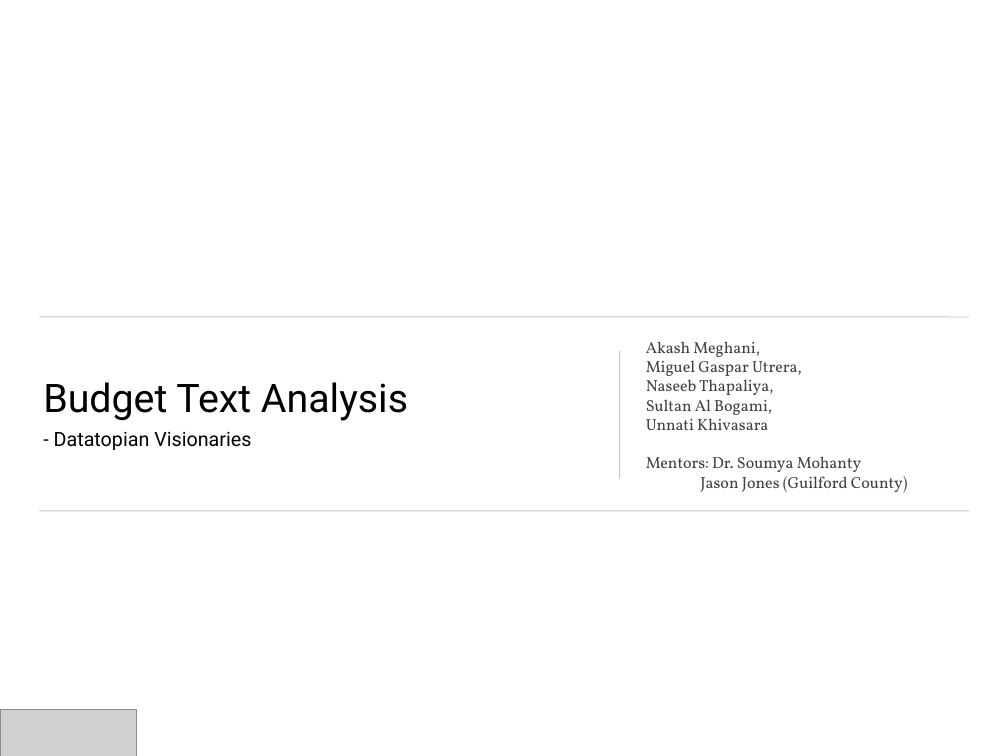
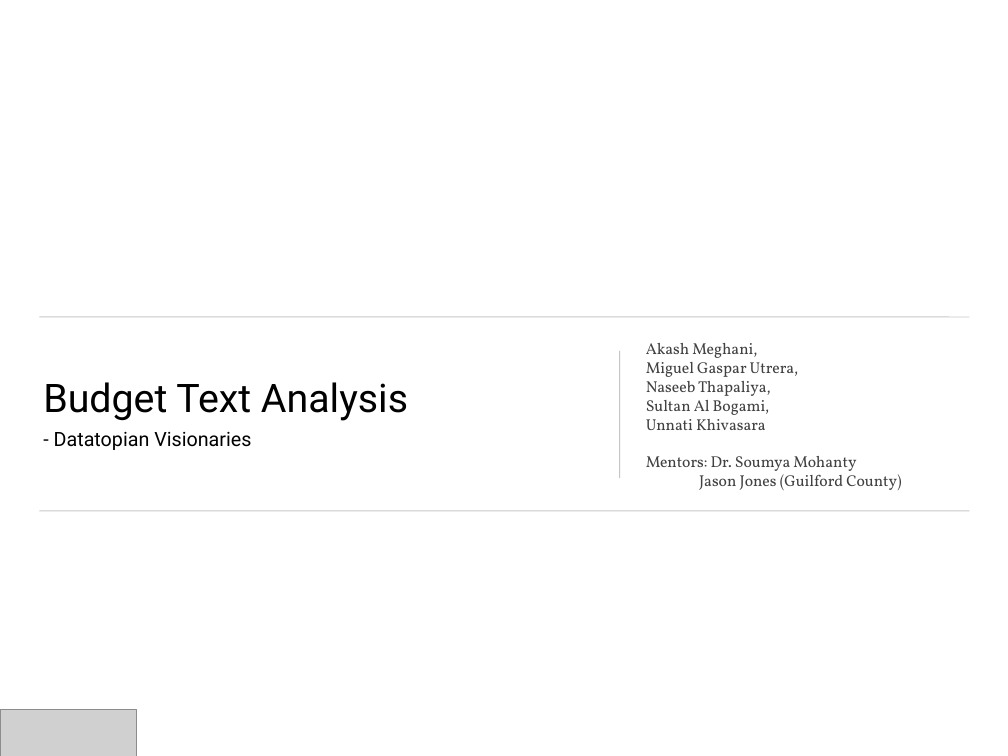
Before and after one commit to UNCG-CSE/Budget_Text_Analysis, a slide deck: slide 1 of doc/Presentations/Budget_Text_ProjectPresentation.pptx. Drawn at 1008x756 pixels with LibreOffice and Linux fonts; fonts in the diff are those of the drawing; grey boxes stand for pictures. Boxes give left, top, right and bottom in pixels: in the first picture for what was removed or moved away, otherwise in the second. Text is boxed around its words. In the diff, an @@ line names an element or a change of style, - is before the commit and + after.

```diff
--- a/doc/Presentations/Budget_Text_ProjectPresentation.pptx
+++ b/doc/Presentations/Budget_Text_ProjectPresentation.pptx
@@ text "Akash Meghani," at [646,343,901,490]: size 16.3 to 16 pt @@
```
Also in this commit, not shown: 4 other slides changed, 4 slides added.
